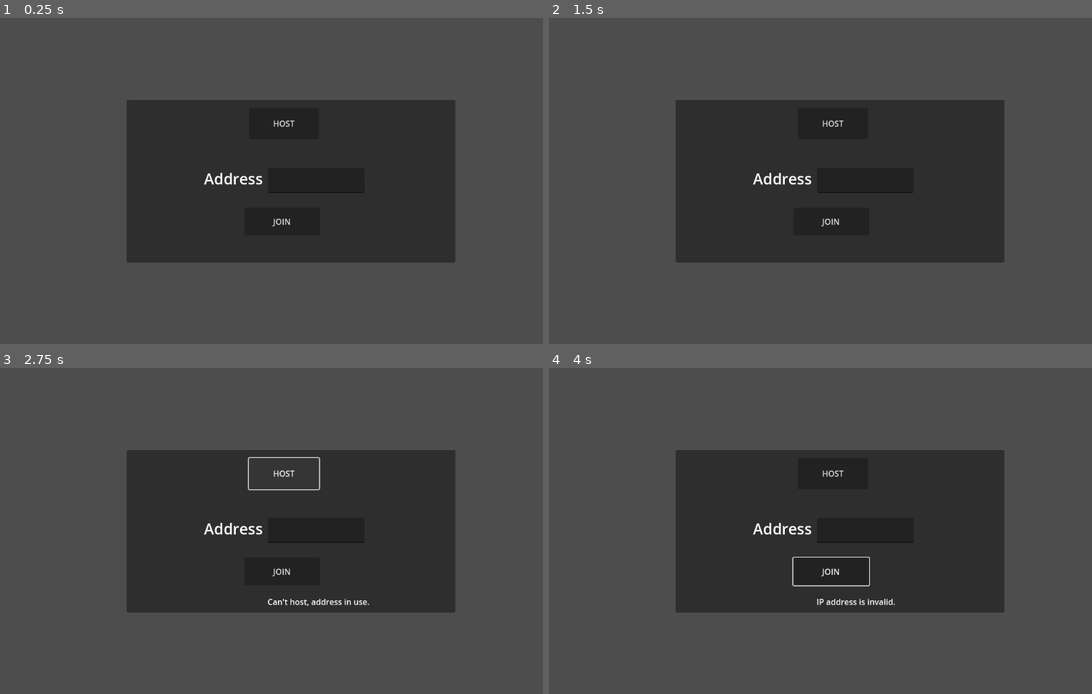
Above: before the commit, frames 1-4 (two rows, left to right).
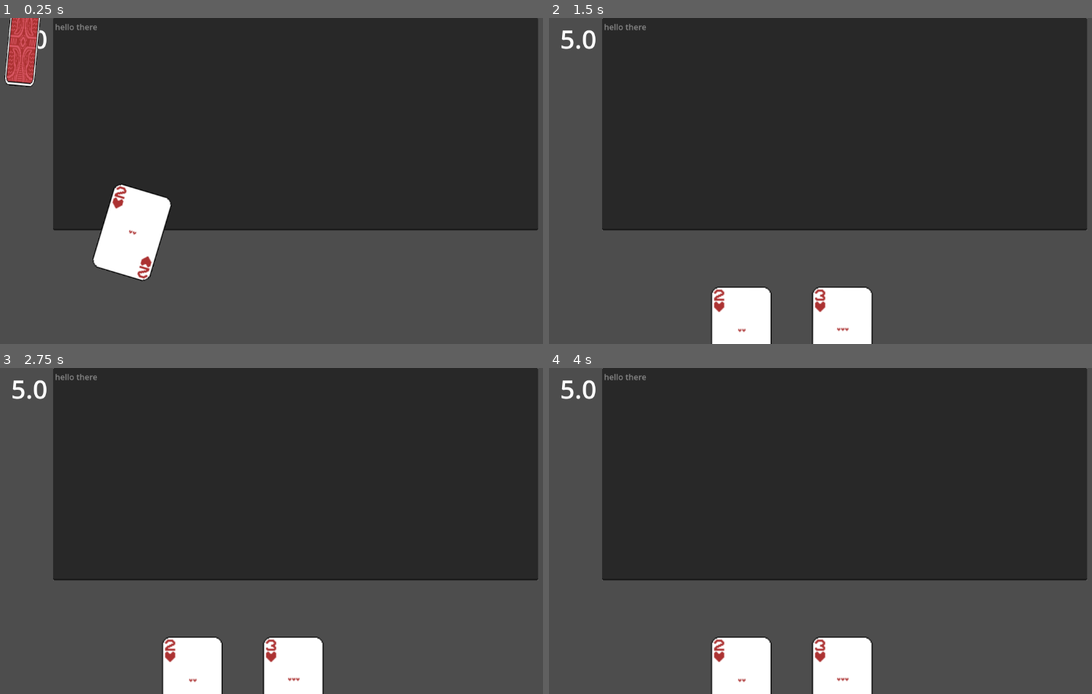
Above: after the commit, the same moments.

Repository: tombash766/recipe-redactor
Game: Godot game, scene res://scenes/encrypt.tscn
The game is run twice, just before and just after one commit, with the same random seed, the same clock (stepped at 60 frames per second) and the same inputs. Before the commit the project starts from res://lobby.tscn.
Inputs (mouse positions are in pixels of both pictures, inside the frame that each line leads up to):
- Up to frame 1 (0.25 s): no input
- Up to frame 2 (1.5 s): move the mouse to (967, 164) at 0.52 s; click (967, 164) at 0.67 s; move the mouse to (722, 197) at 1.27 s; click (722, 197) at 1.42 s
- Up to frame 3 (2.75 s): click (282, 472) at 2 s, where only the run before the commit has a clickable "HOST"
- Up to frame 4 (4 s): click (831, 570) at 2.75 s, where only the run before the commit has a clickable "JOIN"; move the mouse to (896, 459) at 3.52 s; click (896, 459) at 3.67 s

The runs differ from the first frame. In frame 1, 43% of the frame differs, in the area x 0-100%, y 0-81%; in frame 2, 44%; in frame 3, 44%, in the area x 2-100%, y 0-100%; in frame 4, 44%.

Commit message:
mildly playable

Diff:
--- a/BADCODEFROMSOLITAIRE/SOLITARESCENES/deck.tscn
+++ b/BADCODEFROMSOLITAIRE/SOLITARESCENES/deck.tscn
@@ -2,7 +2,7 @@
 
 [ext_resource type="Script" uid="uid://cevjnij83nflk" path="res://BADCODEFROMSOLITAIRE/scripts/deck.gd" id="1_ow56c"]
 [ext_resource type="Texture2D" uid="uid://dv1v7yjyalg64" path="res://textures/cardback.png" id="2_f0yuw"]
-[ext_resource type="PackedScene" uid="uid://dc45jpsraucbl" path="res://BADCODEFROMSOLITAIRE/SOLITARESCENES/card_collider.tscn" id="3_l42df"]
+[ext_resource type="PackedScene" uid="uid://dc45jpsraucbl" path="res://scenes/cards/card_collider.tscn" id="3_l42df"]
 
 [node name="Deck" type="Node2D"]
 script = ExtResource("1_ow56c")
--- a/BADCODEFROMSOLITAIRE/scripts/card_stack.gd
+++ b/BADCODEFROMSOLITAIRE/scripts/card_stack.gd
@@ -10,7 +10,7 @@
 
 func _ready():
 	stackTop = find_child("StackTop")
-	cards = CardManager.get_full_deck(true)
+	cards = CardManager.get_full_deck()
 
 func add_card(c):
 	super.add_card(c)
--- a/project.godot
+++ b/project.godot
@@ -11,13 +11,13 @@
 [application]
 
 config/name="Recipe Redactor"
-run/main_scene="uid://bkyb73ch8c2nq"
+run/main_scene="uid://r23xhgeqne0q"
 config/features=PackedStringArray("4.5", "GL Compatibility")
 config/icon="res://icon.svg"
 
 [autoload]
 
-CardManager="*res://script/card_manager.gd"
+CardManager="*res://script/cards/card_manager.gd"
 InputManager="*res://script/input_manager.gd"
 
 [rendering]
--- a/card.tscn
+++ b/scenes/cards/card.tscn
@@ -1,9 +1,8 @@
-[gd_scene load_steps=110 format=3 uid="uid://ycndkh5uk54t"]
-
-[ext_resource type="Script" uid="uid://cvj7mk7u2tocc" path="res://script/card.gd" id="1_q5obu"]
-[ext_resource type="Texture2D" uid="uid://dv1v7yjyalg64" path="res://textures/cardback.png" id="2_e484p"]
-[ext_resource type="Texture2D" uid="uid://ba2wt65kubrkc" path="res://textures/cards.png" id="3_fpac0"]
-[ext_resource type="PackedScene" uid="uid://dc45jpsraucbl" path="res://BADCODEFROMSOLITAIRE/SOLITARESCENES/card_collider.tscn" id="4_e484p"]
+[gd_scene load_steps=109 format=3 uid="uid://ycndkh5uk54t"]
+
+[ext_resource type="Texture2D" uid="uid://dv1v7yjyalg64" path="res://textures/cardback.png" id="1_jl6rh"]
+[ext_resource type="Texture2D" uid="uid://ba2wt65kubrkc" path="res://textures/cards.png" id="2_73nwn"]
+[ext_resource type="PackedScene" uid="uid://dc45jpsraucbl" path="res://scenes/cards/card_collider.tscn" id="3_1q37b"]
 
 [sub_resource type="AtlasTexture" id="AtlasTexture_i1r7i"]
 region = Rect2(0, 0, 60, 87)
@@ -695,11 +694,10 @@
 }]
 
 [node name="Card" type="Node2D"]
-script = ExtResource("1_q5obu")
 
 [node name="BackTex" type="Sprite2D" parent="."]
 scale = Vector2(2, 2)
-texture = ExtResource("2_e484p")
+texture = ExtResource("1_jl6rh")
 
 [node name="CardTex" type="AnimatedSprite2D" parent="."]
 position = Vector2(4.17233e-07, 0)
@@ -707,4 +705,4 @@
 sprite_frames = SubResource("SpriteFrames_sqanm")
 animation = &"new_animation_1"
 
-[node name="CardCollider" parent="." instance=ExtResource("4_e484p")]
+[node name="CardCollider" parent="." instance=ExtResource("3_1q37b")]
--- a/card_stack.tscn
+++ b/scenes/cards/card_stack.tscn
@@ -2,7 +2,7 @@
 
 [ext_resource type="Script" uid="uid://djjbtsw1pdrh8" path="res://BADCODEFROMSOLITAIRE/scripts/card_stack.gd" id="1_hcsra"]
 [ext_resource type="Texture2D" uid="uid://1ayfmxsr0bci" path="res://textures/empty.png" id="2_0g7k4"]
-[ext_resource type="PackedScene" uid="uid://dc45jpsraucbl" path="res://BADCODEFROMSOLITAIRE/SOLITARESCENES/card_collider.tscn" id="3_7fw0k"]
+[ext_resource type="PackedScene" uid="uid://dc45jpsraucbl" path="res://scenes/cards/card_collider.tscn" id="3_7fw0k"]
 
 [node name="CardStack" type="Node2D"]
 script = ExtResource("1_hcsra")
--- a/hand.tscn
+++ b/scenes/cards/hand.tscn
@@ -1,6 +1,6 @@
 [gd_scene load_steps=2 format=3 uid="uid://u26mkss0obsl"]
 
-[ext_resource type="Script" uid="uid://mpbsfww33i2a" path="res://hand.gd" id="1_u4p2i"]
+[ext_resource type="Script" uid="uid://mpbsfww33i2a" path="res://script/cards/hand.gd" id="1_u4p2i"]
 
 [node name="Hand" type="Node2D"]
 script = ExtResource("1_u4p2i")
--- /dev/null
+++ b/scenes/cards/shuffle_card.tscn
@@ -0,0 +1,7 @@
+[gd_scene load_steps=3 format=3 uid="uid://x1i6271wv8tv"]
+
+[ext_resource type="PackedScene" uid="uid://ycndkh5uk54t" path="res://scenes/cards/card.tscn" id="1_cq5mx"]
+[ext_resource type="Script" uid="uid://bq4x04viqcmv1" path="res://script/cards/shuffleCard.gd" id="2_wywdf"]
+
+[node name="ShuffleCard" instance=ExtResource("1_cq5mx")]
+script = ExtResource("2_wywdf")
--- /dev/null
+++ b/scenes/cards/swap_card.tscn
@@ -0,0 +1,7 @@
+[gd_scene load_steps=3 format=3 uid="uid://c842c4hnq0k35"]
+
+[ext_resource type="PackedScene" uid="uid://ycndkh5uk54t" path="res://scenes/cards/card.tscn" id="1_4hnwc"]
+[ext_resource type="Script" uid="uid://dn6xjlv2ka0gn" path="res://script/cards/swapCard.gd" id="2_sckco"]
+
+[node name="SwapCard" instance=ExtResource("1_4hnwc")]
+script = ExtResource("2_sckco")
--- a/encrypt.tscn
+++ b/scenes/encrypt.tscn
@@ -1,8 +1,7 @@
-[gd_scene load_steps=6 format=3 uid="uid://bbr1a43nwmldv"]
+[gd_scene load_steps=5 format=3 uid="uid://r23xhgeqne0q"]
 
-[ext_resource type="Script" uid="uid://hrrdpfw3mtih" path="res://script/encrypt.gd" id="1_k5kmn"]
 [ext_resource type="Script" uid="uid://cgpjq70xa3ojm" path="res://script/recipe.gd" id="2_2dchv"]
-[ext_resource type="PackedScene" uid="uid://u26mkss0obsl" path="res://hand.tscn" id="3_k5kmn"]
+[ext_resource type="PackedScene" uid="uid://u26mkss0obsl" path="res://scenes/cards/hand.tscn" id="3_k5kmn"]
 
 [sub_resource type="LabelSettings" id="LabelSettings_k5kmn"]
 font_size = 146
@@ -12,7 +11,6 @@
 font_size = 51
 
 [node name="Node2D" type="Node2D"]
-script = ExtResource("1_k5kmn")
 
 [node name="Hand" parent="." instance=ExtResource("3_k5kmn")]
 position = Vector2(581, 621)
--- a/script/card_manager.gd
+++ /dev/null
@@ -1,57 +0,0 @@
-extends Node2D
-
-var selected = false;
-var selectedObj = null;
-
-var originalContainer
-var cardPreset = preload("res://card.tscn")
-
-var ROT_SPEED = 6
-var ROT_AMOUNT = 0.007
-var FOLLOW_SPEED = 20
-var MAX_VELO = 100
-var SPR_SIZE = Vector2(60,87)
-var CARD_SIZE = Vector2(120, 174);
-var DEAL_DELAY = 0.05
-
-#var TYPES = [
-#	func (s): s.shuffle(),
-#	func (n): str( float(n) * 10 ),
-#]
-
-#var REGS = [
-#	RegEx.create_from_string("^[A-Za-z]{3,}$"),
-#	RegEx.create_from_string("^[+-]?[0-9]*\\.?[0-9]+$")
-#]
-
-func _process(_delta: float) -> void:
-	pass
-
-func selectCard(c) -> void:
-	selected = true;
-	selectedObj = c;
-	if selectedObj is Card:
-		selectedObj.targetPos = selectedObj.targetPos + Vector2(0, -100)
-
-func deselect() -> void:
-	if selectedObj is Card:
-		selectedObj.targetPos = selectedObj.targetPos + Vector2(0, 100)
-	selected = false;
-
-func get_full_deck(shuffle : bool, faceUp : bool = false) -> Array[Card]:
-	return []
-
-func deal_delay(t : float = DEAL_DELAY) -> void:
-	await get_tree().create_timer(t).timeout
-	return
-
-func wiggle_tween(o):
-	var t = create_tween()
-	t.tween_property(o, "scale", Vector2(0.8,0.8), 0.1)
-	t.tween_property(o, "scale", Vector2(1,1), 0.5).set_trans(Tween.TRANS_ELASTIC)
-
-func flip_tween(o, f : Callable):
-	var t = create_tween()
-	t.tween_property(o, "scale:x", 0, 0.1).set_trans(Tween.TRANS_CIRC)
-	t.tween_callback( f )
-	t.tween_property(o, "scale:x", 1, 0.1).set_trans(Tween.TRANS_CIRC)
--- a/script/card.gd
+++ b/script/cards/card.gd
@@ -1,8 +1,8 @@
-class_name Card
+@abstract class_name Card
 extends Node2D
 
 @export var temp = false
-var type
+var typeInd
 var numArgs
 var reg
 
@@ -12,23 +12,30 @@
 var back_tex
 var tex
 
+func apply(args):
+	for arg in args:
+		if ( reg.search(arg) == null ):
+			return
+	assert ( len(args) == numArgs )
+	return distort(args)
+
+@abstract func distort(args)
+
+@abstract func setCardProps()
+
 func _ready() -> void:
+	setCardProps()
 	tex = find_child("CardTex");
-	tex.set_frame(type);
+	tex.set_frame(typeInd);
 	back_tex = find_child("BackTex")
 	back_tex.set_visible(!faceUp)
 	tex.set_visible(faceUp)
 	if targetPos == null:
 		targetPos = get_position()
-	if targetRot == null:
-		targetRot = Vector3(0,0,0)
 
 func _process(delta: float) -> void:
 	var p = get_position()
 	var posDiff = (targetPos - p).limit_length( CardManager.MAX_VELO )
-	if temp and posDiff.length_squared() < 0.01:
-		get_parent().remove_child(self)
-		temp = false
 	set_position( lerp(p, p + posDiff,
 		delta * CardManager.FOLLOW_SPEED)
 	)
@@ -42,4 +49,4 @@
 	CardManager.flip_tween(self, func(): back_tex.set_visible(!fu); tex.set_visible(fu))
 
 func get_info() -> String:
-	return "[" + str(type) + "]"
+	return "[" + str(typeInd) + "]"
--- /dev/null
+++ b/script/cards/card_manager.gd
@@ -0,0 +1,71 @@
+extends Node2D
+
+var cardSelected = false;
+var selectedCard = null;
+
+var arguments = []
+var recipe
+var originalContainer
+var cardPresets = [
+	preload("res://scenes/cards/shuffle_card.tscn"),
+	preload("res://scenes/cards/swap_card.tscn")
+
+	]
+
+var ROT_SPEED = 6
+var ROT_AMOUNT = 0.007
+var FOLLOW_SPEED = 20
+var MAX_VELO = 100
+var SPR_SIZE = Vector2(60,87)
+var CARD_SIZE = Vector2(120, 174);
+var DEAL_DELAY = 0.05
+
+func _process(_delta: float) -> void:
+	pass
+
+func selectCard(c) -> void:
+	cardSelected = true;
+	selectedCard = c;
+	arguments = []
+	if selectedCard is Card:
+		wiggle_tween(selectedCard)
+		selectedCard.targetPos = selectedCard.targetPos + Vector2(0, -100)
+
+func deselect() -> void:
+	if selectedCard is Card:
+		selectedCard.targetPos = selectedCard.targetPos + Vector2(0, 100)
+	cardSelected = false;
+
+func get_full_deck():
+	var d = []
+	for i in range( len(cardPresets) ):
+		var c = cardPresets[i].instantiate()
+		c.faceUp = false
+		d.push_back(c)
+	return d
+
+func deal_delay(t : float = DEAL_DELAY) -> void:
+	await get_tree().create_timer(t).timeout
+	return
+
+func submit_word(w):
+	if cardSelected:
+		print(selectedCard.reg.search(w["word"]))
+	if cardSelected && selectedCard.reg.search(w["word"]) != null:
+		arguments.push_back(w)
+		if len(arguments) == selectedCard.numArgs:
+			recipe.replace_words(arguments, selectedCard.distort(arguments))
+			deselect()
+			selectedCard.queue_free()
+			arguments = []
+
+func wiggle_tween(o):
+	var t = create_tween()
+	t.tween_property(o, "scale", Vector2(0.8,0.8), 0.1)
+	t.tween_property(o, "scale", Vector2(1,1), 0.5).set_trans(Tween.TRANS_ELASTIC)
+
+func flip_tween(o, f : Callable):
+	var t = create_tween()
+	t.tween_property(o, "scale:x", 0, 0.1).set_trans(Tween.TRANS_CIRC)
+	t.tween_callback( f )
+	t.tween_property(o, "scale:x", 1, 0.1).set_trans(Tween.TRANS_CIRC)
--- a/hand.gd
+++ b/script/cards/hand.gd
@@ -3,14 +3,16 @@
 @export var width = 1000;
 
 func _ready():
-	for c in CardManager.get_full_deck(true).slice(0,5):
+	for c in CardManager.get_full_deck():
 		add_card(c)
+		await CardManager.deal_delay(0.2)
 
 func add_card(c : Card) -> void:
 	cards.push_back(c)
 	add_child(c)
 	c.set_position( c.get_position() - get_position() )
 	c.z_index = get_amount()
+	c.targetPos = get_position()
 	c.set_facing(true)
 	distribute_cards()
 
@@ -20,4 +22,4 @@
 
 func distribute_cards():
 	for i in range(get_amount()):
-		cards[i].targetPos = Vector2(-width / 2, 0) + Vector2(width, 0) * i / get_amount()
+		cards[i].targetPos = Vector2( -width / float(2), 0) + Vector2(width, 0) * i / get_amount()
--- /dev/null
+++ b/script/cards/shuffleCard.gd
@@ -0,0 +1,13 @@
+class_name ShuffleCard extends Card
+
+func setCardProps():
+	typeInd = 1
+	numArgs = 1
+	reg = RegEx.new()
+	reg.compile("^[a-zA-Z]{3,}$", true)
+
+func distort(arg):
+	var a = Array( arg[0]["word"].split("") )
+	a.shuffle()
+	arg[0]["word"] = "".join(a)
+	return arg
--- /dev/null
+++ b/script/cards/swapCard.gd
@@ -0,0 +1,10 @@
+class_name SwapCard extends Card
+
+func setCardProps():
+	typeInd = 2
+	numArgs = 2
+	reg = RegEx.new()
+	reg.compile("^[a-zA-Z0-9]*$", true)
+
+func distort(args):
+	return [ args[1], args[0] ]
--- a/script/input_manager.gd
+++ b/script/input_manager.gd
@@ -4,11 +4,11 @@
 	if event is InputEventMouseButton and event.button_index == MOUSE_BUTTON_LEFT:
 		var o = get_obj_under_mouse()
 		if event.is_pressed():
-			if !CardManager.selected:
+			if !CardManager.cardSelected:
 				if o is Card:
 					CardManager.selectCard(o)
 			else:
-				if o is Card:
+				if o is Card && CardManager.selectedCard != o:
 					CardManager.deselect()
 					CardManager.selectCard(o)
 				elif o is Recipe && CardManager.selectedObj is Card:
--- a/script/recipe.gd
+++ b/script/recipe.gd
@@ -10,31 +10,21 @@
 
 func _ready():
 	randomize()
-
 	var http := HTTPRequest.new()
 	add_child(http)
 	http.request_completed.connect(_on_request_completed)
-
 	var url = "http://142.4.218.188:6969/api/v1/get_recipe"
-
-	var headers = [
-		"Content-Type: application/json"
-	]
-
-	var body = JSON.stringify({
-		"id": randi() % 800000
-	})
-
+	var headers = ["Content-Type: application/json"]
+	var body = JSON.stringify({"id": randi() % 800000})
 	var err = http.request(
 		url,
 		headers,
 		HTTPClient.METHOD_POST,
 		body
 	)
-
 	if err != OK:
 		push_error("Request failed to start: %s" % err)
-	print(url)
+	CardManager.recipe = self
 
 
 func _on_request_completed(
@@ -46,15 +36,11 @@
 	if response_code != 200:
 		push_error("HTTP error: %s" % response_code)
 		return
-
 	var t = body.get_string_from_utf8()
 	var json = JSON.parse_string(t)
-
 	if json == null:
 		push_error("Invalid JSON")
 		return
-
-	print( len( json["ingredients"] ) )
 	var ingredients = "\n".join(json["ingredients"])
 	var instructions = "\n".join( json["instructions"] )
 	set_text(json["title"] + "\n\n" + ingredients  + "\n\n" + instructions  )
@@ -70,10 +56,26 @@
 		count += len(w) + 1
 		i = i + 1
 
-	selectedWord = w
+	selectedWord = w.replace(" ","")
 	selectedInd = i - 1
 	selectedStart = count - len(line[i-1]) + 1
 	selectedEnd = count - 1
 	selectedLine = get_caret_line()
 
-	CardManager.submit_word()
+	print(selectedWord)
+
+	CardManager.submit_word(
+		{
+			"word" : selectedWord,
+			"line" : selectedLine,
+			"wordInd" : selectedInd
+		}
+	)
+
+func replace_words(originals, replacements):
+	var t = get_text().split("\n")
+	for i in len(originals):
+		var l = t[ originals[i]["line"] ].split(" ")
+		l[ originals[i]["wordInd"] ] = replacements[i]["word"]
+		t[ originals[i]["line"] ] = " ".join(Array(l))
+	set_text( "\n".join(Array(t)) )
Not shown: 1 places in scenes/cards/card.tscn that only renumber resources
Renamed: BADCODEFROMSOLITAIRE/SOLITARESCENES/card_collider.tscn -> scenes/cards/card_collider.tscn
Not shown: 1 places in scenes/decrypt.tscn that only renumber resources
Renamed: intermission.tscn -> scenes/intermission.tscn
Renamed: lobby.tscn -> scenes/lobby.tscn
Renamed: script/card.gd.uid -> script/cards/card.gd.uid
Renamed: script/card_collection.gd -> script/cards/card_collection.gd
Renamed: script/card_collection.gd.uid -> script/cards/card_collection.gd.uid
Renamed: script/card_container.gd -> script/cards/card_container.gd
Renamed: script/card_container.gd.uid -> script/cards/card_container.gd.uid
Renamed: script/card_manager.gd.uid -> script/cards/card_manager.gd.uid
Renamed: hand.gd.uid -> script/cards/hand.gd.uid
(and 2 more such lines)
